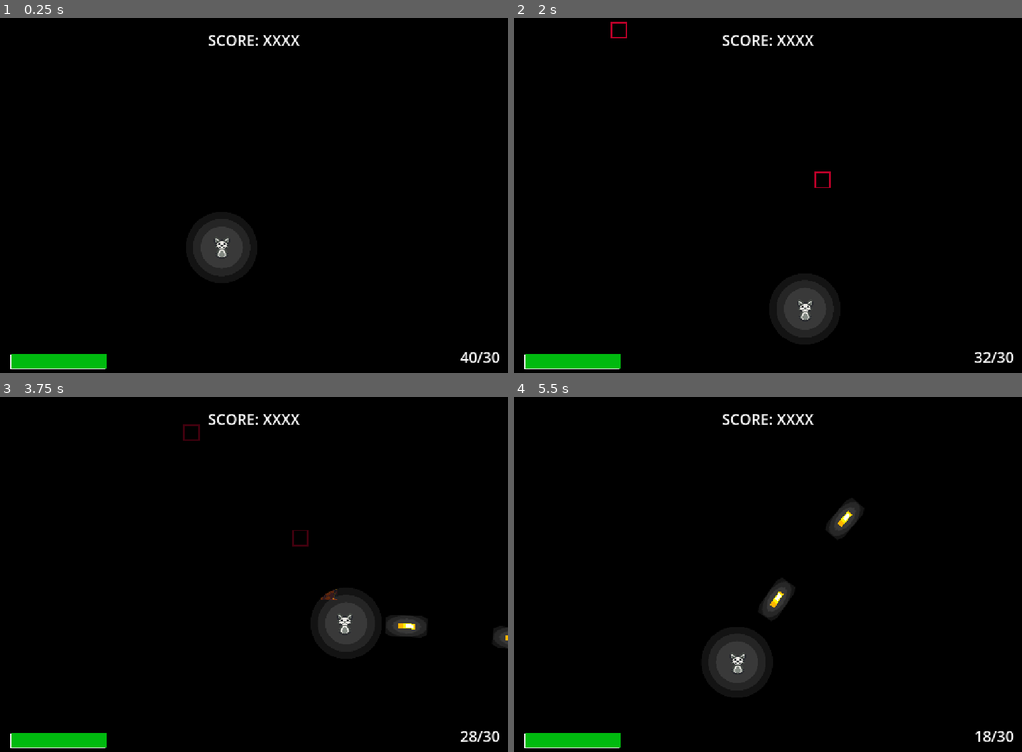
Above: before the commit, frames 1-4 (two rows, left to right).
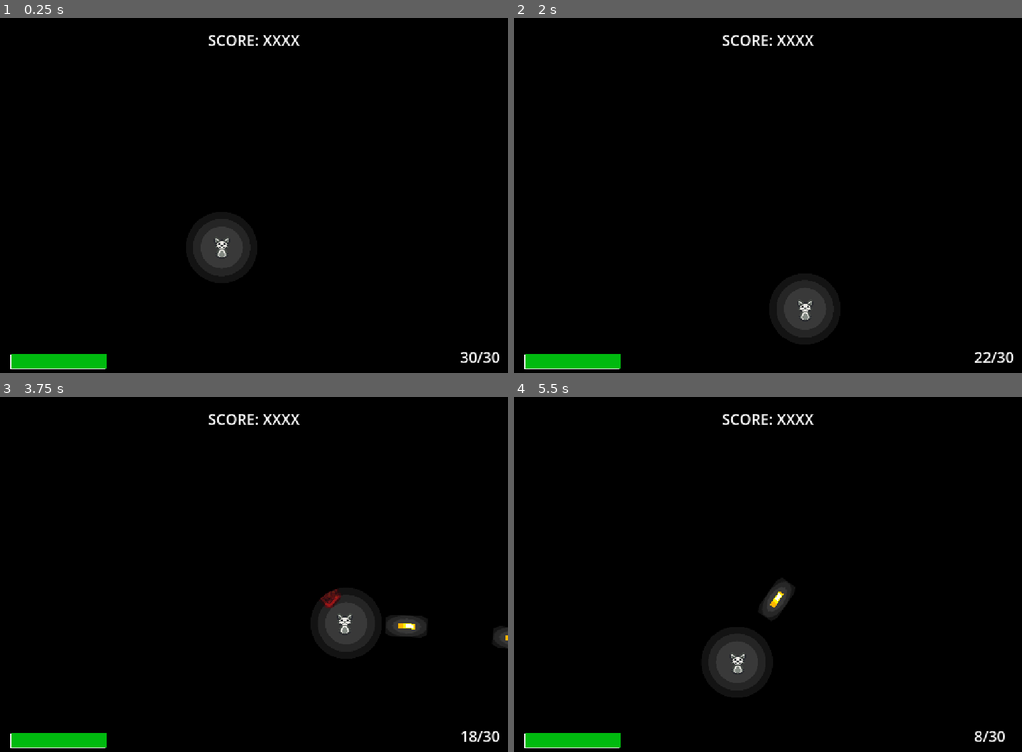
Above: after the commit, the same moments.

Repository: ThanapatrP/game-project-shooter
Game: Godot game, scene res://src/levels/main_level.tscn
Two runs of this game, one before a commit and one after it. Both use one fixed random seed, a clock stepped at 60 frames per second and the inputs below.
Inputs (mouse positions are in pixels of both pictures, inside the frame that each line leads up to):
- Up to frame 1 (0.25 s): no input
- Up to frame 2 (2 s): tap Enter at 0.5 s; move the mouse to (879, 181) at 0.52 s; press the mouse at (879, 181) at 0.53 s; hold D (right) 0.53-1.28 s; move the mouse to (666, 216) at 1.27 s; release the mouse at (666, 216) at 1.28 s; hold S (down) from 1.28 s (still down); click (666, 216) at 1.35 s
- Up to frame 3 (3.75 s): move the mouse to (304, 496) at 2.02 s; release S (down) at 2.03 s; hold D (right) 2.03-2.78 s; hold Right mouse button (m2) 2.03-2.78 s; click (304, 496) at 2.3 s; move the mouse to (228, 649) at 2.77 s; hold W (up) 2.78-3.53 s; click (228, 649) at 2.85 s; move the mouse to (406, 631) at 3.52 s; press the mouse at (406, 631) at 3.53 s; hold A (left) from 3.53 s (still down)
- Up to frame 4 (5.5 s): move the mouse to (615, 521) at 4.27 s; release the mouse at (615, 521) at 4.28 s; right-click (615, 521) at 4.35 s; click (615, 521) at 4.55 s; move the mouse to (793, 578) at 5.02 s; release A (left) at 5.03 s; press the mouse at (793, 578) at 5.03 s; hold S (down) from 5.03 s (still down)

The runs differ from the first frame. In frame 1, less than 0.1% of the frame differs, in the area x 90-93%, y 94-98%; in frame 2, 0.1%; in frame 3, 0.2%; in frame 4, 0.5%, in the area x 62-99%, y 29-98%.

Commit message:
add basic assets

Diff:
--- /dev/null
+++ b/default_bus_layout.tres
@@ -0,0 +1,18 @@
+[gd_resource type="AudioBusLayout" load_steps=2 format=3 uid="uid://b7rdx554memxu"]
+
+[sub_resource type="AudioEffectReverb" id="AudioEffectReverb_j3pel"]
+resource_name = "Reverb"
+room_size = 0.0
+damping = 0.33
+spread = 0.58
+wet = 0.44
+
+[resource]
+bus/1/name = &"SFX"
+bus/1/solo = false
+bus/1/mute = false
+bus/1/bypass_fx = false
+bus/1/volume_db = 0.0
+bus/1/send = &"Master"
+bus/1/effect/0/effect = SubResource("AudioEffectReverb_j3pel")
+bus/1/effect/0/enabled = true
--- a/src/characters/enemy/running_enemy.gd
+++ b/src/characters/enemy/running_enemy.gd
@@ -3,26 +3,26 @@
 
 var spd = 40
 var hp = 100
-var flashing_t = 0.0
+var flashing_t = -1.0
 
 var follow = null
 
 
 func _process(delta):
 
-	if($PositionMarker.color.a > 0):
-		$PositionMarker.color.a = lerp($PositionMarker.color.a, 0.0, 0.1)
+	if($PositionMarker.self_modulate.a > 0):
+		$PositionMarker.self_modulate.a = lerp($PositionMarker.self_modulate.a, 0.0, 0.1)
 
 	if follow == null:
 		if get_tree().current_scene.get_node_or_null("%Player"):
 			follow = get_tree().current_scene.get_node_or_null("%Player")
 
-	flashing_t -= delta
-
 	if flashing_t > 0.0:
 		$FlashingSpr.visible = true
 	else:
 		$FlashingSpr.visible = false
+
+	flashing_t -= delta
 
 
 func _physics_process(delta):
--- a/src/characters/enemy/running_enemy.tscn
+++ b/src/characters/enemy/running_enemy.tscn
@@ -1,7 +1,8 @@
-[gd_scene load_steps=7 format=3 uid="uid://dolcvif2pycvo"]
+[gd_scene load_steps=9 format=3 uid="uid://dolcvif2pycvo"]
 
 [ext_resource type="Script" uid="uid://dut2aikrhno42" path="res://src/characters/enemy/running_enemy.gd" id="1_1utja"]
-[ext_resource type="Texture2D" uid="uid://elun683rxg71" path="res://asset/enemy/enemy_spr_v1.png" id="2_nwbxo"]
+[ext_resource type="Texture2D" uid="uid://uchgp611vvku" path="res://asset/enemy/enemy_spr_v2.png" id="2_nwbxo"]
+[ext_resource type="Shader" uid="uid://b3hrens8eqmo" path="res://src/shader/color_mod.gdshader" id="3_ttcbt"]
 
 [sub_resource type="CanvasItemMaterial" id="CanvasItemMaterial_nwbxo"]
 light_mode = 2
@@ -12,9 +13,13 @@
 [sub_resource type="CanvasItemMaterial" id="CanvasItemMaterial_du4ue"]
 light_mode = 1
 
+[sub_resource type="ShaderMaterial" id="ShaderMaterial_gljmp"]
+shader = ExtResource("3_ttcbt")
+shader_parameter/new_color = Color(1, 1, 1, 1)
+
 [sub_resource type="CapsuleShape2D" id="CapsuleShape2D_1utja"]
-radius = 12.0
-height = 24.0
+radius = 17.0
+height = 34.0
 
 [node name="RunningEnemy" type="CharacterBody2D"]
 collision_layer = 4
@@ -23,16 +28,20 @@
 
 [node name="EnemySprite" type="Sprite2D" parent="."]
 material = SubResource("CanvasItemMaterial_nwbxo")
-scale = Vector2(0.5625, 0.5625)
 texture = ExtResource("2_nwbxo")
 
-[node name="PositionMarker" type="Polygon2D" parent="."]
+[node name="PositionMarker" type="Sprite2D" parent="."]
+material = SubResource("CanvasItemMaterial_nwbxo")
+texture = ExtResource("2_nwbxo")
+
+[node name="PositionMarkerBak" type="Polygon2D" parent="."]
+visible = false
 material = SubResource("CanvasItemMaterial_1utja")
 scale = Vector2(0.05625, 0.05625)
 color = Color(0.82493, 0, 0.183449, 1)
 polygon = PackedVector2Array(-160, -160, -128, -128, -128, 128, 128, 128, 128, -128, -128, -128, -160, -160, 160, -160, 160, 160, -160, 160)
 
-[node name="FlashingSpr" type="ColorRect" parent="."]
+[node name="FlashingSprBak" type="ColorRect" parent="."]
 visible = false
 z_index = 1
 material = SubResource("CanvasItemMaterial_du4ue")
@@ -41,6 +50,11 @@
 offset_right = 9.0
 offset_bottom = 9.0
 
+[node name="FlashingSpr" type="Sprite2D" parent="."]
+visible = false
+material = SubResource("ShaderMaterial_gljmp")
+texture = ExtResource("2_nwbxo")
+
 [node name="CollisionShape2D" type="CollisionShape2D" parent="."]
 rotation = 1.5708
 shape = SubResource("CapsuleShape2D_1utja")
--- a/src/characters/player/player.gd
+++ b/src/characters/player/player.gd
@@ -24,7 +24,7 @@
 var shoot_cd = 0.0
 var RELOAD_T = 0.8 # default / max reload cooldown
 var reload_cd = -1.0 # currect cooldown of reload
-var ammo = 40
+var ammo = 30
 
 
 # Light stuff
@@ -39,10 +39,16 @@
 # Resources
 var bullet_res = preload("res://src/object/bullets/bullet.tscn")
 
+var sfx_open_clip = preload("res://asset/sfx/open_clip_sfx.mp3")
+var sfx_reload_complete = preload("res://asset/sfx/reload_complete.mp3")
+
 
 # Node ref
 @onready var light_pivot := $LightPivot
 @onready var point_light := $LightPivot/PointLight2D
+@onready var gun_audio_stream : AudioStreamPlayer = $GunAudioStream
+@onready var reload_audio_player : AudioStreamPlayer = $ReloadAudioStream
+@onready var reload_loop_audio_player : AudioStreamPlayer = $ReloadingAudioStream
 
 
 func _ready():
@@ -92,11 +98,20 @@
 		shoot()
 		if ammo <= 0:
 			reload_cd = RELOAD_T
+			reload_audio_player.stop()
+			reload_audio_player.stream = sfx_open_clip
+			reload_audio_player.play()
 
 	if reload_cd > 0.0:
 		reload_cd -= delta
 		if reload_cd <= 0.0:
 			ammo = 30
+			reload_audio_player.stop()
+			reload_audio_player.stream = sfx_reload_complete
+			reload_audio_player.play()
+
+	if reload_loop_audio_player.playing != (reload_cd > 0.0):
+		reload_loop_audio_player.playing = (reload_cd > 0.0)
 
 	# On hit
 	if $Hitbox.get_overlapping_bodies().size() > 0 and invin <= 0.0:
@@ -136,6 +151,8 @@
 	var cam = get_node_or_null("%Camera2D")
 	if cam: cam.shake(0.2, 5)
 
+	gun_audio_stream.play()
+
 func cal_light_scale(target_rad):
 	var p = 1.0/LIGHT_RES
 
--- a/src/characters/player/player.tscn
+++ b/src/characters/player/player.tscn
@@ -1,8 +1,11 @@
-[gd_scene load_steps=11 format=3 uid="uid://c2uvr2f2eld2n"]
+[gd_scene load_steps=14 format=3 uid="uid://c2uvr2f2eld2n"]
 
 [ext_resource type="Script" uid="uid://uk7ms7e3jxl7" path="res://src/characters/player/player.gd" id="1_7nd6e"]
 [ext_resource type="Texture2D" uid="uid://c313nclvnvbse" path="res://asset/player/player_spr_v2.png" id="2_7nd6e"]
 [ext_resource type="Texture2D" uid="uid://cllc6hvplrvsy" path="res://asset/player/player_spr_v2-border.png" id="3_5c1al"]
+[ext_resource type="AudioStream" uid="uid://crp6o2erwqhlw" path="res://asset/sfx/gun_sfx_v2.mp3" id="4_03ylq"]
+[ext_resource type="AudioStream" uid="uid://cdueeyeq5cifh" path="res://asset/sfx/insert_ammo_sfx.mp3" id="5_hhnms"]
+[ext_resource type="AudioStream" uid="uid://bmh378lvrapku" path="res://asset/sfx/open_clip_sfx.mp3" id="5_qf5tv"]
 
 [sub_resource type="CanvasItemMaterial" id="CanvasItemMaterial_7nd6e"]
 light_mode = 2
@@ -80,3 +83,18 @@
 [node name="CollisionShape2D" type="CollisionShape2D" parent="Hitbox"]
 position = Vector2(0, 0.5)
 shape = SubResource("RectangleShape2D_bxhu7")
+
+[node name="GunAudioStream" type="AudioStreamPlayer" parent="."]
+stream = ExtResource("4_03ylq")
+volume_db = -5.0
+
+[node name="ReloadAudioStream" type="AudioStreamPlayer" parent="."]
+stream = ExtResource("5_qf5tv")
+volume_db = -5.0
+bus = &"SFX"
+
+[node name="ReloadingAudioStream" type="AudioStreamPlayer" parent="."]
+stream = ExtResource("5_hhnms")
+volume_db = -6.0
+bus = &"SFX"
+parameters/looping = true
--- a/src/object/bullets/bullet.gd
+++ b/src/object/bullets/bullet.gd
@@ -3,7 +3,7 @@
 
 const SPD = 900
 var dir = Vector2.ZERO
-var damage = 50
+var damage = 30
 
 
 func _ready() -> void:
--- /dev/null
+++ b/src/shader/color_mod.gdshader
@@ -0,0 +1,8 @@
+shader_type canvas_item;
+render_mode unshaded;
+
+uniform vec4 new_color : source_color = vec4(1,1,1,1);
+
+void fragment() {
+	COLOR = vec4(new_color.r, new_color.g, new_color.g, texture(TEXTURE, UV).a);
+}
Binary file added: asset/enemy/enemy_spr_v2.png
Not shown, added: asset/enemy/enemy_spr_v2.png.import
Binary file added: asset/enemy/enemy_spr_v2_border.png
Not shown, added: asset/enemy/enemy_spr_v2_border.png.import
Not shown, added: asset/sfx/gun_sfx.mp3.import
Not shown, added: asset/sfx/gun_sfx_v2.mp3.import
Not shown, added: asset/sfx/insert_ammo_sfx.mp3.import
Not shown, added: asset/sfx/open_clip_sfx.mp3.import
Not shown, added: asset/sfx/reload_complete.mp3.import
Not shown, added: src/shader/color_mod.gdshader.uid
Not shown, added: asset/sfx/gun_sfx.mp3
Not shown, added: asset/sfx/gun_sfx_v2.mp3
(and 3 more such lines)
